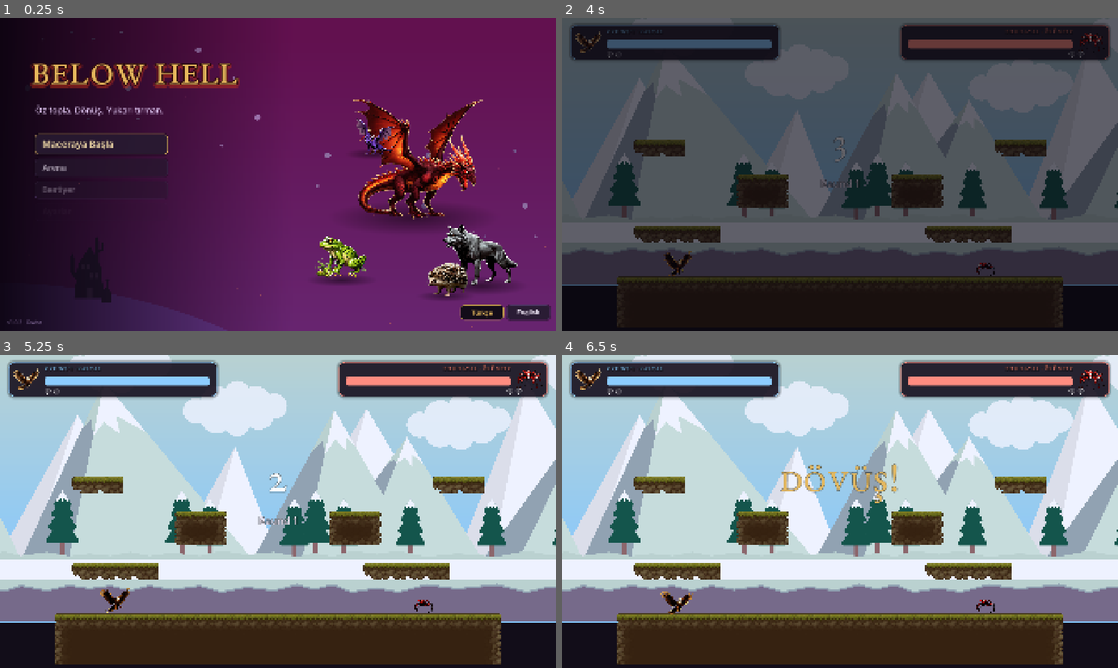
Above: before the commit, frames 1-4 (two rows, left to right).
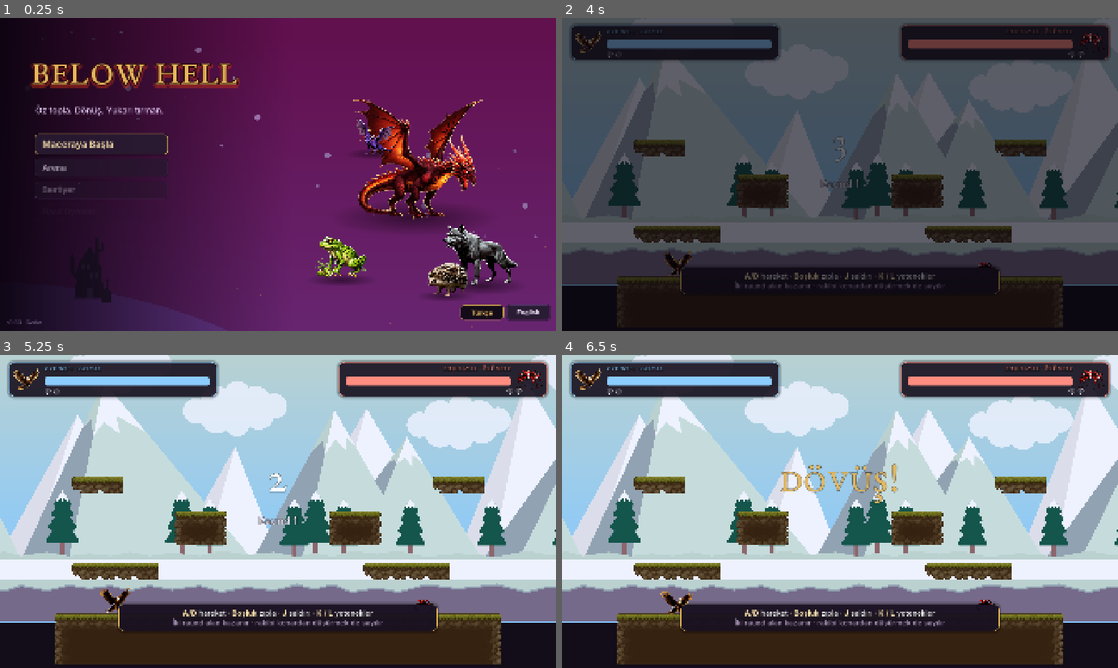
Above: after the commit, the same moments.

Repository: johntitor08/Below-Hell-Godot
Game: Godot game, scene res://game/ui/main_menu.tscn
Same seed, same stepped clock (60 frames per second), same inputs: the game is played once before the commit and once after it.
Inputs (mouse positions are in pixels of both pictures, inside the frame that each line leads up to):
- Up to frame 1 (0.25 s): no input
- Up to frame 2 (4 s): click "Arena" at 0.5 s; tap Enter at 1.25 s; move the mouse to (962, 158) at 1.27 s; hold D (right) 1.28-2 s; tap K (ability) at 1.35 s; click (962, 158) at 1.42 s; tap Space (jump) at 1.52, 1.82 s; tap J (attack) at 1.55 s; click (612, 111) at 2.02 s; click (612, 111) at 2.77 s; click (662, 111) at 3.52 s
- Up to frame 3 (5.25 s): drag from (166, 527) to (250, 574) at 4.27 s; move the mouse to (333, 442) at 5.02 s; hold A (left) from 5.03 s (still down); hold Q (forms) from 5.03 s (still down); click (333, 442) at 5.1 s
- Up to frame 4 (6.5 s): release A (left) at 5.75 s; release Q (forms) at 5.75 s; drag from (812, 574) to (673, 464) at 5.77 s

The runs differ from the first frame. In frame 1, less than 0.1% of the frame differs, in the area x 3-7%, y 96-98%; in frame 2, 2.4%; in frame 3, 5.1%, in the area x 21-79%, y 79-89%; in frame 4, 5.1%.

Commit message:
Oyun içi rehber: Nasıl Oynanır ekranı, düello tuş kartı, ilk bölüm ipuçları
Co-Authored-By: Claude Opus 5.5 <noreply@anthropic.com>

Diff:
--- a/game/arena/arena_hud.gd
+++ b/game/arena/arena_hud.gd
@@ -39,6 +39,45 @@
 		_build_side(i)
 		a.fighters[i].hp_changed.connect(_on_hp.bind(i))
 		_on_hp(a.fighters[i].hp, a.fighters[i].max_hp, i)
+	_controls_card()
+
+func _controls_card() -> void:
+	var tr := Game.lang == "tr"
+	var card := PanelContainer.new()
+	var st := UI.panel(18, Color(0.1, 0.07, 0.13, 0.92), UI.GOLD)
+	st.content_margin_left = 30
+	st.content_margin_right = 30
+	card.add_theme_stylebox_override("panel", st)
+	card.set_anchors_preset(Control.PRESET_CENTER_BOTTOM)
+	card.mouse_filter = Control.MOUSE_FILTER_IGNORE
+	var rt := RichTextLabel.new()
+	rt.bbcode_enabled = true
+	rt.fit_content = true
+	rt.scroll_active = false
+	rt.mouse_filter = Control.MOUSE_FILTER_IGNORE
+	rt.add_theme_font_size_override("normal_font_size", 26)
+	rt.add_theme_font_size_override("bold_font_size", 26)
+	rt.add_theme_font_override("bold_font", load("res://assets/fonts/body_bold.otf"))
+	var rule := "[center][color=#a895b8]%s[/color][/center]" % ("İki raund alan kazanır · rakibi kenardan düşürmek de sayılır" if tr else "First to two rounds · knocking your rival off the edge counts too")
+	if arena.mode == "local":
+		card.custom_minimum_size = Vector2(1200, 0)
+		card.position = Vector2(-600, -300)
+		var rows := [[["Hareket", "Move"], "A / D", "← / →"], [["Zıpla", "Jump"], "Boşluk", "Enter · Num0"], [["Saldırı", "Attack"], "F", ". · Num1"], [["Yetenekler", "Abilities"], "G · H", ", / · Num2 Num3"]]
+		var s := "[table=3][cell][/cell][cell][center][color=#8ccaff][b]%s[/b][/color][/center][/cell][cell][center][color=#ff8c80][b]%s[/b][/color][/center][/cell]" % [Game.t("p1"), Game.t("p2")]
+		for r in rows:
+			s += "[cell][color=#a895b8]%s[/color]   [/cell][cell][center][b][color=#ffe7b0]%s[/color][/b][/center][/cell][cell][center][b][color=#ffe7b0]%s[/color][/b][/center][/cell]" % [r[0][0] if tr else r[0][1], r[1], r[2]]
+		rt.text = s + "[/table]\n" + rule
+	else:
+		card.custom_minimum_size = Vector2(1100, 0)
+		card.position = Vector2(-550, -220)
+		var keys := "[b][color=#ffe7b0]A/D[/color][/b] hareket · [b][color=#ffe7b0]Boşluk[/color][/b] zıpla · [b][color=#ffe7b0]J[/color][/b] saldırı · [b][color=#ffe7b0]K / L[/color][/b] yetenekler" if tr else "[b][color=#ffe7b0]A/D[/color][/b] move · [b][color=#ffe7b0]Space[/color][/b] jump · [b][color=#ffe7b0]J[/color][/b] attack · [b][color=#ffe7b0]K / L[/color][/b] abilities"
+		rt.text = "[center]%s[/center]\n%s" % [keys, rule]
+	card.add_child(rt)
+	root.add_child(card)
+	var tw := card.create_tween()
+	tw.tween_interval(7.5 if arena.mode == "local" else 5.5)
+	tw.tween_property(card, "modulate:a", 0.0, 0.6)
+	tw.tween_callback(card.queue_free)
 
 func _build_side(i: int) -> void:
 	var f: Creature = arena.fighters[i]
--- a/game/core/game.gd
+++ b/game/core/game.gd
@@ -50,7 +50,15 @@
 	"offline": ["Sunucuya bağlanılamadı", "Couldn't reach the server"], "cancel": ["İptal", "Cancel"], "p1": ["Oyuncu 1", "Player 1"],
 	"p2": ["Oyuncu 2", "Player 2"], "cpu": ["Bilgisayar", "CPU"], "victory": ["Zafer", "Victory"], "defeat": ["Yenilgi", "Defeat"],
 	"rematch": ["Rövanş", "Rematch"], "boss_down": ["Bekçi düştü · kapı açıldı", "The warden falls · the gate opens"],
-	"boss_first": ["Önce bekçiyi yen", "Defeat the warden first"], "no_room": ["Bu forma burada yer yok", "No room for that form here"], "opponent_left": ["Rakip ayrıldı", "Opponent left"],
+	"boss_first": ["Önce bekçiyi yen", "Defeat the warden first"], "no_room": ["Bu forma burada yer yok", "No room for that form here"], "howto": ["Nasıl Oynanır", "How to Play"],
+	"controls_hint": ["J saldırı · K / L yetenek · Q basılı: dönüşüm · R: formu bırak (yarı iade)", "J attack · K / L abilities · hold Q: transform · R: drop form (half refund)"],
+	"tip_start": ["Mor küreler [b]Öz[/b]'dür. Üstlerinden geçerek topla.", "The purple orbs are [b]Essence[/b]. Fly through them to collect."],
+	"tip_first_oz": ["Öz topladın! Kurbağa'ya dönüşmek için [b]3 Öz[/b] gerekiyor.", "Essence collected! The Frog costs [b]3 Essence[/b]."],
+	"tip_can_transform": ["Yeterli Öz var! [b]Q[/b]'yu basılı tut, fareyle [b]Kurbağa[/b]'yı seç, Q'yu bırak.", "Enough Essence! Hold [b]Q[/b], point at the [b]Frog[/b], release Q."],
+	"tip_transformed": ["Kurbağa: [b]Boşluk[/b] yüksek zıplar, [b]K[/b] dil kancası atar, [b]J[/b] saldırır. Sağdaki duvarı aş!", "Frog: [b]Space[/b] jumps high, [b]K[/b] fires the tongue, [b]J[/b] attacks. Clear the wall ahead!"],
+	"tip_died": ["Ölünce harcanan Öz gider. [b]R[/b] ile formu bırakırsan yarısı geri gelir.", "Dying loses the spent Essence. Dropping a form with [b]R[/b] refunds half."],
+	"tip_checkpoint": ["Mor alevli direk bir [b]kontrol noktası[/b]: ölürsen buradan devam edersin.", "A purple-flame pole is a [b]checkpoint[/b]: you continue here if you die."],
+	"tip_more": ["Tüm kurallar: Ana Menü → [b]Nasıl Oynanır[/b]", "All the rules: Main Menu → [b]How to Play[/b]"], "opponent_left": ["Rakip ayrıldı", "Opponent left"],
 	"logged_in_as": ["Giriş yapıldı:", "Signed in as"], "record": ["Galibiyet / Mağlubiyet", "Wins / Losses"], "server": ["Sunucu", "Server"],
 	"err_name": ["Kullanıcı adı 3-16 harf/rakam olmalı", "Username must be 3-16 letters/digits"], "err_taken": ["Bu ad alınmış", "That name is taken"],
 	"err_bad": ["Kullanıcı adı ya da şifre yanlış", "Wrong username or password"], "err_short": ["Şifre en az 6 karakter olmalı", "Password must be at least 6 characters"],
@@ -153,7 +161,7 @@
 	return int(save.level) > 0
 
 func reset_progress() -> void:
-	save = {"level": 0, "oz_cap": Creatures.starting_cap(), "oz": 0, "best": {}, "seen": save.get("seen", [])}
+	save = {"level": 0, "oz_cap": Creatures.starting_cap(), "oz": 0, "best": {}, "seen": save.get("seen", []), "tips": []}
 	write_save()
 
 func mark_seen(id: String) -> void:
--- /dev/null
+++ b/game/ui/howto.gd
@@ -0,0 +1,186 @@
+extends Control
+
+const GOLD := "#e6b85c"
+const OZ := "#b48cff"
+const KEY := "#ffe7b0"
+
+var _text: RichTextLabel
+var _tabs: VBoxContainer
+var _page := 0
+
+const PAGES := [
+	["Öz ve Dönüşüm", "Essence & Transforming"],
+	["Kontroller", "Controls"],
+	["Bölümler", "Levels"],
+	["Arena", "Arena"],
+	["Online", "Online"],
+]
+
+func _ready() -> void:
+	UI.backdrop(self, "graveyard", 0.72)
+	var t := UI.title(Game.t("howto"), 76)
+	t.position = Vector2(80, 40)
+	add_child(t)
+	var left := PanelContainer.new()
+	left.add_theme_stylebox_override("panel", UI.panel(20))
+	left.position = Vector2(70, 170)
+	left.custom_minimum_size = Vector2(380, 0)
+	add_child(left)
+	_tabs = VBoxContainer.new()
+	_tabs.add_theme_constant_override("separation", 12)
+	left.add_child(_tabs)
+	for i in PAGES.size():
+		var b := UI.button(PAGES[i][0] if Game.lang == "tr" else PAGES[i][1], _show.bind(i), 340, 64)
+		b.toggle_mode = true
+		b.focus_entered.connect(_show.bind(i))
+		_tabs.add_child(b)
+	var right := PanelContainer.new()
+	right.add_theme_stylebox_override("panel", UI.panel(20))
+	right.position = Vector2(490, 170)
+	right.custom_minimum_size = Vector2(1360, 820)
+	add_child(right)
+	_text = RichTextLabel.new()
+	_text.bbcode_enabled = true
+	_text.fit_content = false
+	_text.scroll_active = true
+	_text.custom_minimum_size = Vector2(1320, 780)
+	_text.add_theme_font_size_override("normal_font_size", 27)
+	_text.add_theme_font_size_override("bold_font_size", 27)
+	_text.add_theme_font_override("bold_font", load("res://assets/fonts/body_bold.otf"))
+	_text.add_theme_constant_override("line_separation", 6)
+	right.add_child(_text)
+	var back := UI.button(Game.t("back"), _back, 300, 62)
+	back.position = Vector2(80, 1000)
+	add_child(back)
+	var start := 0
+	if Game.has_meta("howto_page"):
+		start = int(Game.get_meta("howto_page"))
+		Game.remove_meta("howto_page")
+	_show(start)
+	(_tabs.get_child(start) as Button).grab_focus.call_deferred()
+
+func _show(i: int) -> void:
+	_page = i
+	for k in _tabs.get_child_count():
+		(_tabs.get_child(k) as Button).set_pressed_no_signal(k == i)
+	_text.text = _body(i)
+	_text.scroll_to_line(0)
+
+static func k(s: String) -> String:
+	return "[color=%s][b]%s[/b][/color]" % [KEY, s]
+
+static func h(s: String) -> String:
+	return "[font_size=36][color=%s]%s[/color][/font_size]\n" % [GOLD, s]
+
+func _body(i: int) -> String:
+	var tr := Game.lang == "tr"
+	match i:
+		0:
+			if tr:
+				return h("Öz nedir?") + \
+					"Bölümlerdeki [color=%s]mor küreler[/color] Öz'dür: küçükler [b]1[/b], büyükler [b]3[/b] Öz verir. Yenilen düşmanlar da Öz düşürür.\n" % OZ + \
+					"Sol üstteki mor noktalar elindeki Öz'ü, toplam nokta sayısı kesenin [b]sınırını[/b] gösterir. Kese doluysa yeni Öz alınmaz.\n\n" + \
+					h("Nasıl dönüşülür?") + \
+					"1. %s tuşunu [b]basılı tut[/b]: zaman yavaşlar, 20 hayvan bir çemberde açılır.\n" % k("Q") + \
+					"2. Fareyle ya da %s ile hayvanın yönüne git. Ortada adı, istatistikleri ve yeteneği görünür; simgenin altındaki sayı [b]bedelidir[/b].\n" % k("WASD / oklar") + \
+					"3. %s'yu bırak: dönüşürsün, bedel Öz'ünden düşer. Gri formlar için Öz'ün yetmiyor.\n\n" % k("Q") + \
+					h("Kurallar") + \
+					"• [b]Sinek her zaman bedava[/b]: sıkışırsan menüden sineğe dön.\n" + \
+					"• %s formu bırakır: bir önceki forma dönersin, harcadığın Öz'ün [b]yarısı[/b] geri gelir.\n" % k("R") + \
+					"• Form [b]ölürse[/b] harcanan Öz kaybolur ve bir önceki forma düşersin. Kontrol noktasından devam edersin.\n" + \
+					"• Uçan formların [b]dayanıklılığı[/b] sınırlıdır (can çubuğunun altındaki ince çubuk); yerde dolar.\n" + \
+					"• Nefes alamayan formlar suda yavaşlar ve [b]boğulur[/b].\n\n" + \
+					h("Strateji") + \
+					"Pahalı bir formla ölmek Öz'ü yakar. Tehlikeden önce formu %s ile bırakıp Öz'ü cebe koymak, ya da ucuz bir formla yetinmek çoğu zaman daha akıllıcadır." % k("R")
+			return h("What is Essence?") + \
+				"The [color=%s]purple orbs[/color] are Essence: small ones give [b]1[/b], big ones [b]3[/b]. Defeated enemies drop Essence too.\n" % OZ + \
+				"The purple dots at the top left show your Essence; the number of dots is your pouch [b]limit[/b].\n\n" + \
+				h("How to transform") + \
+				"1. [b]Hold[/b] %s: time slows and the 20 creatures open in a ring.\n" % k("Q") + \
+				"2. Point at a creature with the mouse or %s. Its name, stats and ability appear in the middle; the number is its [b]cost[/b].\n" % k("WASD / arrows") + \
+				"3. Release %s to transform; the cost is taken from your Essence. Greyed-out forms are too expensive.\n\n" % k("Q") + \
+				h("Rules") + \
+				"• [b]The Fly is always free[/b]: if you get stuck, turn back into the fly.\n" + \
+				"• %s drops your form: you go back one form and get [b]half[/b] of the spent Essence back.\n" % k("R") + \
+				"• If a form [b]dies[/b], its Essence is lost and you fall back to the previous form at the last checkpoint.\n" + \
+				"• Flying forms have limited [b]stamina[/b] (the thin bar under health); it refills on the ground.\n" + \
+				"• Forms that can't breathe underwater slow down and [b]drown[/b].\n\n" + \
+				h("Strategy") + \
+				"Dying in an expensive form burns your Essence. Dropping it with %s before danger, or settling for a cheaper form, is often smarter." % k("R")
+		1:
+			var rows := [
+				[["Hareket", "Move"], "A / D"], [["Zıpla (uçarken yüksel)", "Jump (rise while flying)"], "Boşluk / Space"],
+				[["Aşağı / alçal", "Down / descend"], "S"], [["Saldırı", "Attack"], "J"], [["1. yetenek", "1st ability"], "K"],
+				[["2. yetenek", "2nd ability"], "L"], [["Dönüşüm menüsü (basılı tut)", "Transform menu (hold)"], "Q"],
+				[["Formu bırak (yarı iade)", "Drop form (half refund)"], "R"], [["Duraklat", "Pause"], "Esc"],
+			]
+			var s := h("Klavye" if tr else "Keyboard") + "[table=2]"
+			for r in rows:
+				s += "[cell][b]%s[/b]      [/cell][cell]%s[/cell]" % [r[0][0] if tr else r[0][1], k(r[1])]
+			s += "[/table]\n\n"
+			s += h("Gamepad")
+			s += ("Sol çubuk hareket · %s zıpla · %s saldırı · %s / %s yetenekler · %s dönüşüm · %s formu bırak · %s duraklat\n\n" if tr else "Left stick move · %s jump · %s attack · %s / %s abilities · %s transform · %s drop form · %s pause\n\n") % [k("A"), k("X"), k("B"), k("Y"), k("LB"), k("Back"), k("Start")]
+			s += ("Platformun içinden aşağı inmek için %s basılıyken %s (Kurbağa'da bu süper zıplamadır). Hangi formun hangi yeteneği olduğu sol üstteki kutularda ve dönüşüm menüsünde yazar." if tr else "Hold %s and press %s to drop through a ledge (the Frog super-jumps instead). Each form's abilities are shown in the boxes at the top left and in the transform menu.") % [k("S"), k("Space")]
+			if OS.has_feature("web"):
+				s += ("\n\n[color=%s]Tarayıcıda: tuşların çalışması için önce oyun alanına bir kez tıkla.[/color]" if tr else "\n\n[color=%s]In the browser: click the game once so it receives your keys.[/color]") % OZ
+			return s
+		2:
+			if tr:
+				return h("Beş bölüm, beş anahtar") + \
+					"Her bölüm bir formu ister; başında ipucu çıkar.\n\n" + \
+					"[b]I · Uyanış[/b] — Sineğin uçuşu yüksek duvara yetmez: %s (3 Öz) zıplar, %s ile dil kancası atar. Kancayı pembe halkalara da atabilirsin.\n" % [k("Kurbağa"), k("K")] + \
+					"[b]II · Batık Sular[/b] — Tavanı kapalı su altı tüneli: nefes alamayan boğulur. %s ya da %s geçer.\n" % [k("Aksolotl"), k("Yılan Balığı")] + \
+					"[b]III · Kör Mağaralar[/b] — Karanlıkta dikenler görünmez. %s karanlıkta görür, %s ile ekolokasyon gizli yolları da açığa çıkarır.\n" % [k("Yarasa"), k("K")] + \
+					"[b]IV · Kemik Ocağı[/b] — Çatlak duvarı %s (%s hücum) kırar; ağır kayayı yalnızca %s ya da %s. Kapı için basınç plakasına bir şey koymalısın: %s klonu (%s) işini görür.\n" % [k("Geyik"), k("K"), k("Ayı"), k("Ejderha"), k("Slime"), k("K")] + \
+					"[b]V · Ateş Tahtı[/b] — Bekçiyi yen, sonra kapıdan çık. Kese 12 Öz alır: %s mümkün.\n\n" % k("Ejderha") + \
+					"Mor alevli direkler [b]kontrol noktasıdır[/b]. Ölürsen oradan devam edersin; düşersen de."
+			return h("Five levels, five keys") + \
+				"Each level asks for a form; a hint appears at the start.\n\n" + \
+				"[b]I · Awakening[/b] — The fly can't clear the tall wall: the %s (3 Essence) jumps it, %s fires its tongue grapple. Pink rings are grapple points.\n" % [k("Frog"), k("K")] + \
+				"[b]II · Sunken Waters[/b] — A sealed underwater tunnel: air-breathers drown. The %s or the %s gets through.\n" % [k("Axolotl"), k("Eel")] + \
+				"[b]III · Blind Caves[/b] — Spikes hide in the dark. The %s sees in darkness; %s echolocation also reveals hidden paths.\n" % [k("Bat"), k("K")] + \
+				"[b]IV · Bone Quarry[/b] — The %s (%s charge) breaks cracked walls; boulders need the %s or %s. The door needs weight on the plate: a %s clone (%s) works.\n" % [k("Stag"), k("K"), k("Bear"), k("Dragon"), k("Slime"), k("K")] + \
+				"[b]V · Throne of Fire[/b] — Defeat the warden, then leave through the gate. Your pouch holds 12: the %s is possible.\n\n" % k("Dragon") + \
+				"Poles with a purple flame are [b]checkpoints[/b]."
+		3:
+			var s3 := h("Kurallar" if tr else "Rules")
+			if tr:
+				s3 += "• Her oyuncu bir hayvan seçer; arenada [b]dönüşüm ve Öz yoktur[/b].\n• Rakibin canını bitir ya da onu [b]kenardan aşağı düşür[/b].\n• [b]İki raund[/b] alan maçı kazanır. Sonunda rövanş yapabilirsin.\n• Büyük formlar dayanıklı ama hantal, küçükler hızlı ama kırılgan.\n\n"
+			else:
+				s3 += "• Each player picks a creature; there is [b]no transforming or Essence[/b] in the arena.\n• Drain your rival's health or [b]knock them off the edge[/b].\n• First to [b]two rounds[/b] wins. Rematch at the end.\n• Big forms are tough but slow, small ones fast but fragile.\n\n"
+			s3 += h("Yerel düello" if tr else "Local duel") + _duel_table(tr)
+			s3 += "\n" + ("Bilgisayara karşı ve online modda tek oyunculu tuşlar geçerlidir (A/D, Boşluk, J, K, L)." if tr else "Versus CPU and online use the single-player keys (A/D, Space, J, K, L).")
+			return s3
+		4:
+			if tr:
+				return h("Online arena") + \
+					"Arena → [b]Online Arena[/b] → formunu seç → [b]Bağlan[/b]. Oyun resmi sunucuya kendiliğinden bağlanır.\n" + \
+					"İlk seferde bir kullanıcı adı ve şifre (en az 6 karakter) yazıp [b]Kayıt ol[/b]; sonraki seferlerde [b]Giriş[/b].\n" + \
+					"[b]Eşleşme Bul[/b] seni sırada bekleyen başka bir oyuncuyla eşleştirir. Galibiyetlerin ve bölüm sürelerin [b]liderlik tablosuna[/b] işlenir.\n\n" + \
+					"Kendi sunucunu kurduysan adres alanına [b]ip:port[/b] yaz."
+			return h("Online arena") + \
+				"Arena → [b]Online Arena[/b] → choose your form → [b]Connect[/b]. The game reaches the official server on its own.\n" + \
+				"The first time, enter a username and password (6+ characters) and [b]Sign up[/b]; afterwards [b]Log in[/b].\n" + \
+				"[b]Find Match[/b] pairs you with another waiting player. Your wins and level times go on the [b]leaderboard[/b].\n\n" + \
+				"Running your own server? Type its [b]ip:port[/b] in the address field."
+	return ""
+
+static func _duel_table(tr: bool) -> String:
+	var rows := [
+		[["Hareket", "Move"], "A / D", "← / →"], [["Zıpla", "Jump"], "Boşluk / Space", "Enter · Num 0"],
+		[["Uçarken yukarı/aşağı", "Fly up/down"], "W / S", "↑ / ↓"], [["Saldırı", "Attack"], "F", ". · Num 1"],
+		[["1. yetenek", "1st ability"], "G", ", · Num 2"], [["2. yetenek", "2nd ability"], "H", "/ · Num 3"],
+	]
+	var s := "[table=3][cell]      [/cell][cell][color=#8ccaff][b]%s[/b][/color]      [/cell][cell][color=#ff8c80][b]%s[/b][/color][/cell]" % [Game.t("p1"), Game.t("p2")]
+	for r in rows:
+		s += "[cell][b]%s[/b]      [/cell][cell]%s      [/cell][cell]%s[/cell]" % [r[0][0] if tr else r[0][1], k(r[1]), k(r[2])]
+	s += "[/table]\n"
+	s += ("İki gamepad takılıysa her oyuncu kendi gamepad'ini kullanabilir." if tr else "With two gamepads connected, each player can use their own.")
+	return s
+
+func _back() -> void:
+	Transition.go("res://game/ui/main_menu.tscn")
+
+func _unhandled_input(e: InputEvent) -> void:
+	if e.is_action_pressed("pause") or e.is_action_pressed("ui_cancel"):
+		_back()
--- /dev/null
+++ b/game/ui/howto.tscn
@@ -0,0 +1,12 @@
+[gd_scene load_steps=2 format=3]
+
+[ext_resource type="Script" path="res://game/ui/howto.gd" id="1"]
+
+[node name="howto" type="Control"]
+layout_mode = 3
+anchors_preset = 15
+anchor_right = 1.0
+anchor_bottom = 1.0
+grow_horizontal = 2
+grow_vertical = 2
+script = ExtResource("1")
--- a/game/ui/hud.gd
+++ b/game/ui/hud.gd
@@ -53,7 +53,7 @@
 	_on_form(l.player.def)
 	_on_hp(l.player.hp, l.player.max_hp)
 	_on_oz(l.essence.oz, l.essence.cap)
-	hint.text = Game.t("transform_hint") + "    " + Game.t("revert_hint")
+	hint.text = Game.t("controls_hint")
 
 func _panel(radius := 16, color := Color(0.1, 0.07, 0.13, 0.82), border := Color(0.43, 0.29, 0.55, 0.9)) -> StyleBoxFlat:
 	var s := StyleBoxFlat.new()
@@ -214,6 +214,48 @@
 	tw.tween_property(banner_title, "modulate:a", 0.0, 0.8)
 	tw.parallel().tween_property(banner_sub, "modulate:a", 0.0, 0.8)
 
+var _tip_panel: PanelContainer
+var _tip_text: RichTextLabel
+var _tip_gen := 0
+
+func tip(text: String) -> void:
+	if _tip_panel == null:
+		_tip_panel = PanelContainer.new()
+		var st := _panel(16, Color(0.12, 0.08, 0.17, 0.93), Color(0.9, 0.72, 0.36, 0.95))
+		st.content_margin_left = 26
+		st.content_margin_right = 26
+		st.content_margin_top = 16
+		st.content_margin_bottom = 16
+		_tip_panel.add_theme_stylebox_override("panel", st)
+		_tip_panel.set_anchors_preset(Control.PRESET_CENTER_BOTTOM)
+		_tip_panel.position = Vector2(-560, -210)
+		_tip_panel.custom_minimum_size = Vector2(1120, 0)
+		_tip_panel.mouse_filter = Control.MOUSE_FILTER_IGNORE
+		_tip_text = RichTextLabel.new()
+		_tip_text.bbcode_enabled = true
+		_tip_text.fit_content = true
+		_tip_text.scroll_active = false
+		_tip_text.mouse_filter = Control.MOUSE_FILTER_IGNORE
+		_tip_text.add_theme_font_size_override("normal_font_size", 30)
+		_tip_text.add_theme_font_size_override("bold_font_size", 30)
+		_tip_text.add_theme_font_override("bold_font", load("res://assets/fonts/body_bold.otf"))
+		_tip_text.add_theme_color_override("default_color", Color("efe6f5"))
+		_tip_panel.add_child(_tip_text)
+		root.add_child(_tip_panel)
+	_tip_gen += 1
+	var g := _tip_gen
+	_tip_text.text = "[center][color=#e6b85c]◆[/color]  %s[/center]" % text.replace("[b]", "[b][color=#ffe7b0]").replace("[/b]", "[/color][/b]")
+	_tip_panel.modulate.a = 0.0
+	_tip_panel.scale = Vector2(0.96, 0.96)
+	_tip_panel.pivot_offset = Vector2(560, 40)
+	var tw := _tip_panel.create_tween().set_parallel(true)
+	tw.tween_property(_tip_panel, "modulate:a", 1.0, 0.25)
+	tw.tween_property(_tip_panel, "scale", Vector2.ONE, 0.25).set_trans(Tween.TRANS_BACK).set_ease(Tween.EASE_OUT)
+	Audio.play("bonus", -12.0, 0.0)
+	await get_tree().create_timer(7.0, false).timeout
+	if g == _tip_gen and is_instance_valid(_tip_panel):
+		_tip_panel.create_tween().tween_property(_tip_panel, "modulate:a", 0.0, 0.5)
+
 func toast(text: String, color := Color.WHITE) -> void:
 	var p := PanelContainer.new()
 	p.add_theme_stylebox_override("panel", _panel(12))
--- a/game/ui/main_menu.gd
+++ b/game/ui/main_menu.gd
@@ -161,6 +161,7 @@
 	_buttons.add_child(_btn(Game.t("play"), _new_game, not Game.has_progress()))
 	_buttons.add_child(_btn(Game.t("arena"), func(): Transition.go("res://game/arena/arena_menu.tscn")))
 	_buttons.add_child(_btn(Game.t("bestiary"), func(): Transition.go("res://game/ui/bestiary.tscn")))
+	_buttons.add_child(_btn(Game.t("howto"), func(): Transition.go("res://game/ui/howto.tscn")))
 	_buttons.add_child(_btn(Game.t("settings"), func(): Transition.go("res://game/ui/settings.tscn")))
 	if not OS.has_feature("web"):
 		_buttons.add_child(_btn(Game.t("quit"), func(): get_tree().quit()))
--- a/game/world/level.gd
+++ b/game/world/level.gd
@@ -49,6 +49,9 @@
 	Audio.music(str(map.meta.get("music", "level")))
 	running = true
 	hud.banner(map.text("name"), map.text("hint"))
+	essence.form_changed.connect(_on_form_changed)
+	if level_index == 0:
+		get_tree().create_timer(4.0, false).timeout.connect(_tip.bind("tip_start"))
 
 func _process(delta: float) -> void:
 	if running and not finished:
@@ -326,14 +329,38 @@
 		return false
 	collected += n
 	oz_collected.emit(essence.oz)
+	if level_index == 0:
+		var frog := Creatures.get_def("kurbaga")
+		if essence.current() == Creatures.fallback() and essence.oz >= frog.oz_cost:
+			_tip("tip_can_transform")
+		else:
+			_tip("tip_first_oz")
 	return true
+
+func _tip(key: String) -> void:
+	if hud == null or finished:
+		return
+	var seen: Array = Game.save.get("tips", [])
+	if seen.has(key):
+		return
+	seen.append(key)
+	Game.save["tips"] = seen
+	Game.write_save()
+	hud.tip(Game.t(key))
+
+func _on_form_changed(d: CreatureDef) -> void:
+	if level_index == 0 and d.id == "06-kurbaga":
+		_tip("tip_transformed")
+		get_tree().create_timer(9.0, false).timeout.connect(_tip.bind("tip_more"))
 
 func set_checkpoint(p: Vector2) -> void:
 	checkpoint = p
 	hud.toast(Game.t("checkpoint"), Color(0.8, 0.6, 1))
+	_tip("tip_checkpoint")
 
 func _on_player_died(_c) -> void:
 	deaths += 1
+	_tip("tip_died")
 	await get_tree().create_timer(0.9).timeout
 	if finished:
 		return
--- a/project.godot
+++ b/project.godot
@@ -5,7 +5,7 @@
 [application]
 
 config/name="Below Hell"
-config/version="1.0.2"
+config/version="1.0.3"
 config/description="Öz topla, hayvanlara dönüş, cehennemin altından çık."
 run/main_scene="res://game/ui/main_menu.tscn"
 config/features=PackedStringArray("4.6", "GL Compatibility")
Not shown, added: game/ui/howto.gd.uid
